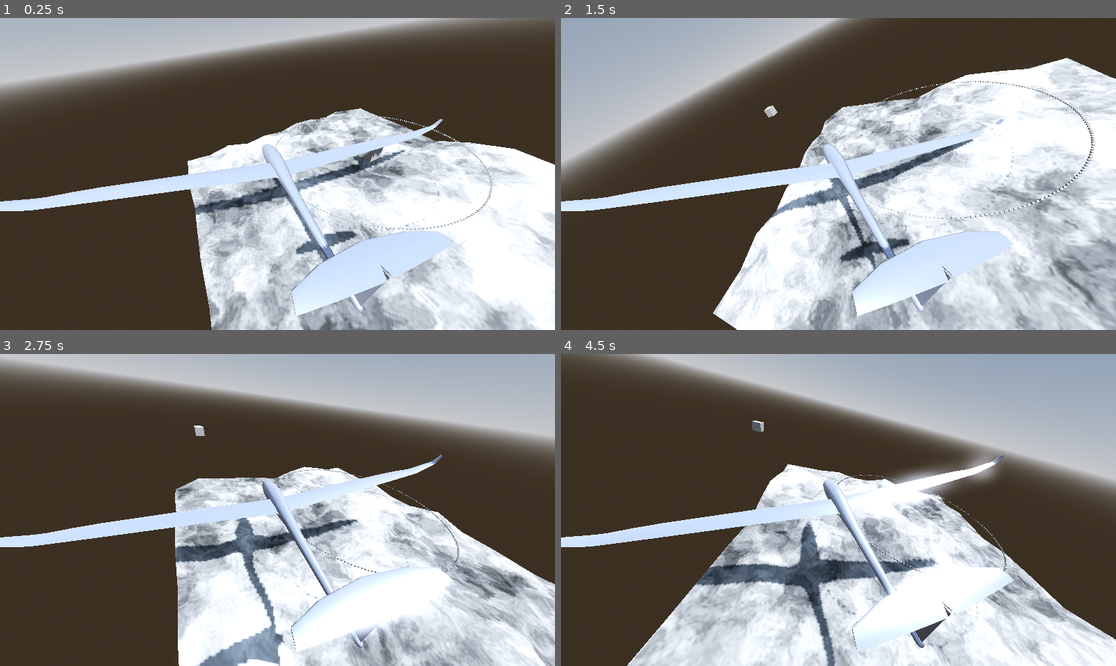
Above: before the commit, frames 1-4 (two rows, left to right).
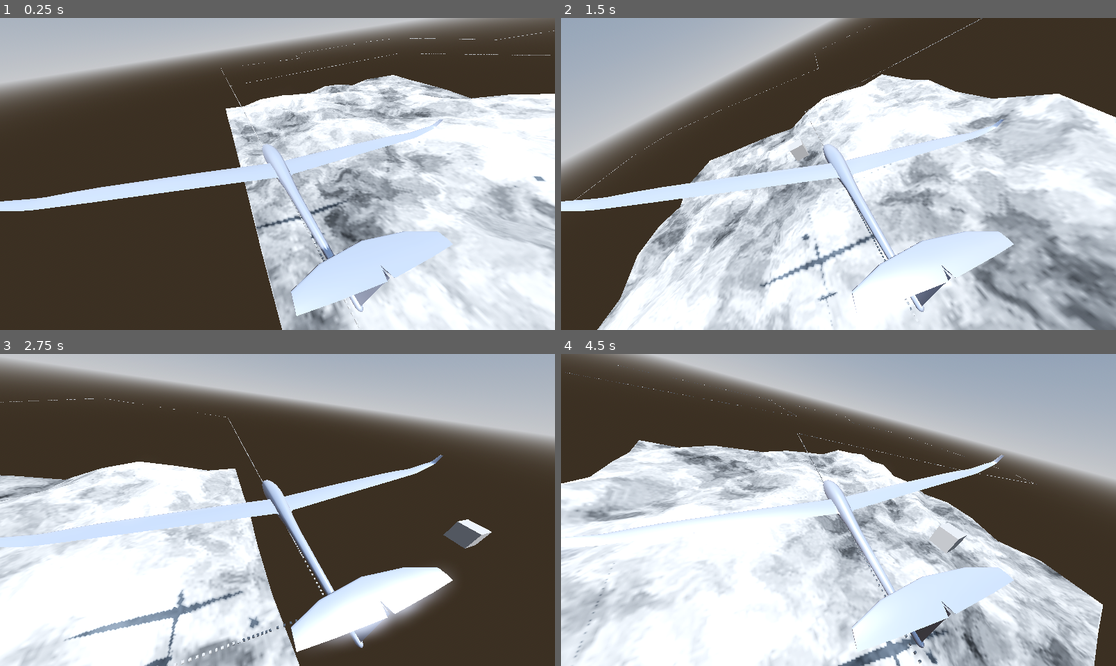
Above: after the commit, the same moments.

Repository: perfectwing1236/COMP-360-Group-2
Game: Godot game, scene res://root.tscn
Two runs of this game, one before a commit and one after it. Both use one fixed random seed, a clock stepped at 60 frames per second and the inputs below.
Inputs:
- Up to frame 1 (0.25 s): no input
- Up to frame 2 (1.5 s): no input
- Up to frame 3 (2.75 s): no input
- Up to frame 4 (4.5 s): no input

The runs differ from the first frame. In frame 1, 30% of the frame differs, in the area x 33-100%, y 4-100%; in frame 2, 42%; in frame 3, 45%; in frame 4, 47%, in the area x 0-100%, y 3-100%.

Commit message:
Change scales, take points from hilbert curve, remove point in and out angle logic for now

Diff:
--- a/animation.gd
+++ b/animation.gd
@@ -27,29 +27,30 @@
 	pass
 #
 func _setup_path():
-	var hilbert = Hilbert.new(512, 512, 4)
+	var hilbert = Hilbert.new(100, 100, 4)
 
 	path = Path3D.new()
 	path.transform = Transform3D.IDENTITY
 	var curve := Curve3D.new()
-	var N = 16
-	var r = 5
-	var origin = Vector3(10, 3.5, 10)
-	for k in range(N+1):
-		var x = cos(k * 2*PI/float(N))
-		var z = sin(k * 2*PI/float(N))
-		var pt = r * Vector3(x, 0, z) + origin
-		curve.add_point( pt )
 
-	for k in range(N):
-		var x = cos(k * 2*PI/float(N))
-		var z = sin(k * 2*PI/float(N))
-		var pt_out = r * (2.0/N)*Vector3(x, 0, z).rotated(Vector3.UP, -PI/2)
-		curve.set_point_out(k, pt_out)
-		x = cos((k+1) * 2*PI/float(N))
-		z = sin((k+1) * 2*PI/float(N))
-		var pt_in  = r * (2.0/N)*Vector3(x, 0, z).rotated(Vector3.UP, PI/2)
-		curve.set_point_in(k+1, pt_in)
+# Choose every 20th point in the hilbert curve to create our spline
+	for point in range(len(hilbert.curve)):
+		if ceil(point/20.0) == floor(point/20.0):
+			curve.add_point(Vector3(hilbert.curve[point].y, 25, hilbert.curve[point].x))
+	curve.add_point(curve.get_baked_points()[0])
+	#
+	#var N = 16
+	#var r = 5
+	#
+	#for k in range(N):
+		#var x = cos(k * 2*PI/float(N))
+		#var z = sin(k * 2*PI/float(N))
+		#var pt_out = r * (2.0/N)*Vector3(x, 0, z).rotated(Vector3.UP, -PI/2)
+		#curve.set_point_out(k, pt_out)
+		#x = cos((k+1) * 2*PI/float(N))
+		#z = sin((k+1) * 2*PI/float(N))
+		#var pt_in  = r * (2.0/N)*Vector3(x, 0, z).rotated(Vector3.UP, PI/2)
+		#curve.set_point_in(k+1, pt_in)
 
 	pts = curve.get_baked_points()
 	n = len(pts)-1
@@ -61,7 +62,7 @@
 
 	path.curve = curve
 
-	scape.scale = Vector3(2,2,2)
+	scape.scale = Vector3(10,10,10)
 	pfollow = PathFollow3D.new()
 	#glider.transform = Transform3D.IDENTITY
 	glider.scale = Vector3(0.05, 0.05, 0.05)
